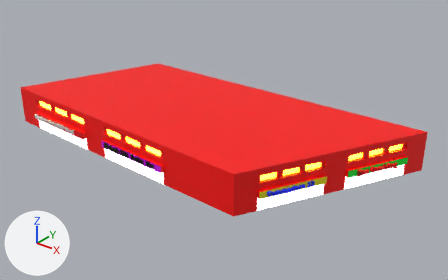
The FBX model Assets/Models/parellolgram_shopping_complex.fbx as it was, and as the next commit left it.
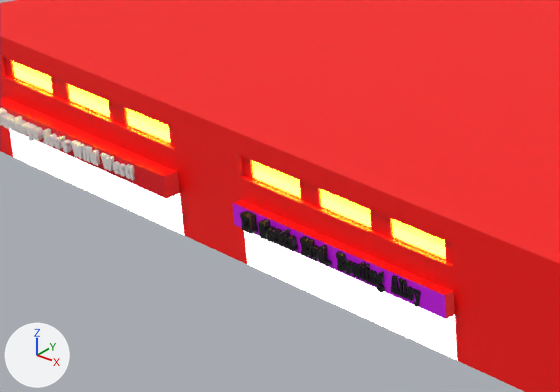
The first picture shows the older version from a 50 mm camera at (660.0, -796.0, 529.0) aimed at (-2.0, 32.0, 16.0). The close-ups show both versions on the part from 8% to 43% of the width and 30% to 69% of the height of that picture; other places that the commit changed are outside them. Every picture has the same lights, and +X, +Y and +Z are marked at lower left. Where no turn or scale is listed for an object, it has been applied to the vertices. Vertices at the same position are counted once.

The scene before the commit, as lines of its bpy script (objects in view):
```python
mat_material_005 = principled_material('Material.005')
mat_material_005.base_color = (0.589, 0.0, 0.8)  # pink #ca00e7
mat_material_006 = principled_material('Material.006')
mat_material_006.base_color = (0.0, 0.0, 0.0)  # black #000000
me_plane = bpy.data.meshes.new('Plane')
me_plane.from_pydata(...)  # 752 vertices, 750 faces; spans x -401.0..328.0, y -148.0..182.0, z 0.0..75.0
me_plane.materials.append(mat_material_001)  # red #ff0400
me_plane.materials.append(mat_material_002)  # white #e7e7e7
me_plane.materials.append(mat_material_003)  # red #e70012
me_plane.materials.append(mat_material_005)  # pink #ca00e7
me_plane.materials.append(mat_material_007)  # yellow #e7de00
me_plane.materials.append(mat_material_009)  # green #00e72d
me_plane.materials.append(mat_material_011)  # orange #e78700
me_plane.materials.append(mat_material_013)  # cyan #00e7df
me_plane.materials.append(mat_material_015)  # pink #e70084
me_plane.materials.append(mat_material_017)  # blue #002a7f
me_plane.materials.append(mat_material_019)  # white #e7e7e7
me_text = bpy.data.meshes.new('Text')
me_text.from_pydata(...)  # 5776 vertices, 8608 faces; spans x 0.5..119.3, y -4.0..3.8, z -1.9..8.5
me_text.materials.append(mat_material_004)  # white #e7e0dd
me_text_001 = bpy.data.meshes.new('Text.001')
me_text_001.from_pydata(...)  # 4354 vertices, 6471 faces; spans x 0.3..125.7, y -4.1..3.8, z -2.6..9.5
me_text_001.materials.append(mat_material_006)  # black #000000
ob_plane = bpy.data.objects.new('Plane', me_plane)
ob_plane.location = (0.0, 0.0, 0.0)
ob_text = bpy.data.objects.new('Text', me_text)
ob_text.location = (-342.1, -142.1, 28.1)
ob_text_001 = bpy.data.objects.new('Text.001', me_text_001)
ob_text_001.location = (-135.8, -144.4, 27.4)
```
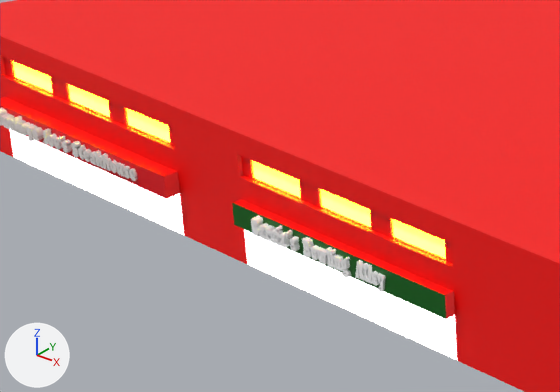
Location of each change, (x1, y1, x2, y2) in pixels of the close-ups (560 x 392 px; the box of a moved part takes in the faces that stretch with it):
'Plane', recoloured: (68, 137, 450, 321) in both
'Text.001', recoloured, reshaped, moved (black to white, 25% narrower, 20% shorter): before (240, 210, 421, 307); after (251, 215, 386, 292)
'Text', reshaped: before (0, 108, 135, 181); after (0, 108, 138, 181)
part 1 of me_text, added: after (95, 150, 104, 168)
part 2 of me_text, added: after (78, 144, 86, 160)
part 3 of me_text, rebuilt: before (100, 152, 114, 171); after (102, 153, 111, 171)
part 4 of me_text, moved or reshaped: before (70, 140, 135, 181); after (71, 141, 138, 181)
part 5 of me_text_001, moved or reshaped: before (407, 286, 414, 301); after (372, 271, 379, 286)
part 6 of me_text_001, moved or reshaped: before (360, 262, 366, 281); after (367, 264, 373, 284)
part 7 of me_text_001, moved or reshaped: before (307, 239, 315, 259); after (363, 263, 369, 282)
part 8 of me_text_001, moved or reshaped: before (390, 275, 400, 295); after (355, 260, 365, 281)
part 9 of me_text_001, moved or reshaped: before (376, 271, 385, 292); after (341, 257, 351, 278)
part 10 of me_text_001, added: after (334, 254, 343, 271)
part 11 of me_text_001, moved or reshaped: before (283, 229, 290, 235); after (330, 249, 336, 254)
part 12 of me_text_001, moved or reshaped: before (283, 233, 290, 249); after (330, 253, 336, 269)
part 13 of me_text_001, moved or reshaped: before (398, 278, 404, 297); after (326, 247, 332, 267)
part 14 of me_text_001, moved or reshaped: before (365, 263, 369, 268); after (275, 225, 283, 231)
part 15 of me_text_001, added: after (264, 225, 275, 241)
part 16 of me_text_001, added: after (251, 215, 263, 237)
part 17 of me_text_001, deleted (black): before (240, 210, 421, 307)
part 18 of me_text_001, moved or reshaped: before (247, 214, 321, 261); after (259, 223, 328, 264)
part 19 of me_text_001, moved or reshaped: before (365, 268, 377, 286); after (377, 273, 386, 292)

The change, as a list of edits to the scene's bpy script:
```text
Change mat_material_005:
    mat_material_005.base_color: (0.589, 0.0, 0.8) -> (0.0, 0.115, 0.00391)  # pink #ca00e7 -> dark green #005f0d
Change mat_material_006:
    mat_material_006.base_color: (0.0, 0.0, 0.0) -> (1.0, 1.0, 1.0)  # black #000000 -> white #ffffff
Change me_text:
    remove me_text.from_pydata(...)  # 5776 vertices, 8608 faces; spans x 0.5..119.3, y -4.0..3.8, z -1.9..8.5
    add me_text.from_pydata(...)  # 7286 vertices, 10881 faces; spans x 0.5..121.3, y -4.0..3.8, z -1.9..8.5
    me_text part 1: the loose piece of 212 vertices spanning x 17.9..23.2, y -4.0..3.7, z -0.1..8.3 is copied, and the copy is moved by (71.0, 0.0, 0.0); it spans x 88.8..94.2, y -4.0..3.7, z -0.1..8.3
    me_text part 2: the loose piece of 210 vertices spanning x 112.2..116.4, y -4.0..3.7, z -0.2..8.5 is copied, and the copy is moved by (-38.7, 0.0, 0.0); it spans x 73.5..77.7, y -4.0..3.7, z -0.2..8.5
    me_text part 3: the loose piece of 26 vertices spanning x 93.3..102.5, y -4.0..3.7, z -0.1..8.3 is rebuilt with 208 vertices and now spans x 94.7..99.9, y -4.0..3.7, z -0.1..8.3
    me_text part 4: 88 vertices moved from x 73.7..119.0, y -4.0..3.7, z -0.2..8.3 to x 68.6..121.1, y -4.0..3.7, z -0.1..6.6; 1986 vertices removed from x 68.2..119.3, y -4.0..3.8, z -0.3..8.5; 2892 vertices added at x 68.3..121.3, y -4.0..3.8, z -0.3..8.5
Change me_text_001:
    remove me_text_001.from_pydata(...)  # 4354 vertices, 6471 faces; spans x 0.3..125.7, y -4.1..3.8, z -2.6..9.5
    add me_text_001.from_pydata(...)  # 4006 vertices, 5957 faces; spans x 0.4..94.0, y -4.1..3.8, z -2.6..9.5
    me_text_001 part 5: the loose piece of 330 vertices spanning x 117.5..121.0, y -4.0..3.8, z -0.2..7.1 is moved by (-31.7, 0.0, 0.0)
    me_text_001 part 6: the loose piece of 20 vertices spanning x 86.5..88.7, y -4.1..3.7, z -0.1..9.4 is moved by (-3.5, 0.0, 0.0)
    me_text_001 part 7: the loose piece of 20 vertices spanning x 49.7..51.9, y -4.1..3.7, z -0.1..9.4 is moved by (30.8, 0.0, 0.0)
    me_text_001 part 8: the loose piece of 38 vertices spanning x 106.1..111.7, y -4.1..3.7, z -0.1..9.4 is moved by (-31.7, 0.0, 0.0)
    me_text_001 part 9: the loose piece of 700 vertices spanning x 96.5..100.8, y -4.0..3.8, z -2.6..8.6 is moved by (-31.7, 0.0, 0.0)
    me_text_001 part 10: the loose piece of 138 vertices spanning x 91.8..96.2, y -4.0..3.7, z -0.1..7.1 is copied, and the copy is moved by (-31.7, 0.0, 0.0); it spans x 60.0..64.5, y -4.0..3.7, z -0.1..7.1
    me_text_001 part 11: the loose piece of 8 vertices spanning x 32.0..33.2, y -4.1..3.5, z 7.6..9.4 is moved by (25.8, 0.0, 0.0)
    me_text_001 part 12: the loose piece of 20 vertices spanning x 31.6..33.8, y -4.0..3.7, z -0.1..7.0 is moved by (25.8, 0.0, 0.0)
    me_text_001 part 13: the loose piece of 20 vertices spanning x 112.1..114.3, y -4.1..3.7, z -0.1..9.4 is moved by (-57.4, 0.0, 0.0)
    me_text_001 part 14: the loose piece of 8 vertices spanning x 89.5..90.7, y -4.1..3.5, z 7.6..9.4 is moved by (-71.0, 0.0, 0.0)
    me_text_001 part 15: the loose piece of 168 vertices spanning x 23.7..27.2, y -4.0..3.7, z -0.1..7.1 is copied, and the copy is moved by (-13.4, 0.0, 0.0); it spans x 10.3..13.7, y -4.0..3.7, z -0.1..7.1
    me_text_001 part 16: the loose piece of 296 vertices spanning x 13.8..18.9, y -4.1..3.8, z -0.3..9.5 is copied, and the copy is moved by (-13.4, 0.0, 0.0); it spans x 0.4..5.5, y -4.1..3.8, z -0.3..9.5
    me_text_001 part 17: 8 loose pieces with 1100 vertices, spanning x 0.3..125.7, y -4.1..3.8, z -2.6..9.4, are deleted
    me_text_001 part 18: 15 vertices moved within x 16.2..37.7, y -4.0..3.7, z -0.1..7.1; 1890 vertices removed from x 5.8..56.3, y -4.1..3.8, z -0.3..9.5; 2024 vertices added at x 5.9..54.4, y -4.1..3.8, z -0.2..9.4
    me_text_001 part 19: 7 vertices moved within x 91.8..94.0, y -4.0..3.6, z 4.9..7.0; 151 vertices removed from x 89.1..96.2, y -4.0..3.7, z -0.1..7.1; 167 vertices added at x 89.7..94.0, y -4.0..3.8, z -2.6..7.0
Change ob_text_001:
    ob_text_001.location: (-135.8, -144.4, 27.4) -> (-128.0, -144.4, 27.4)
```
